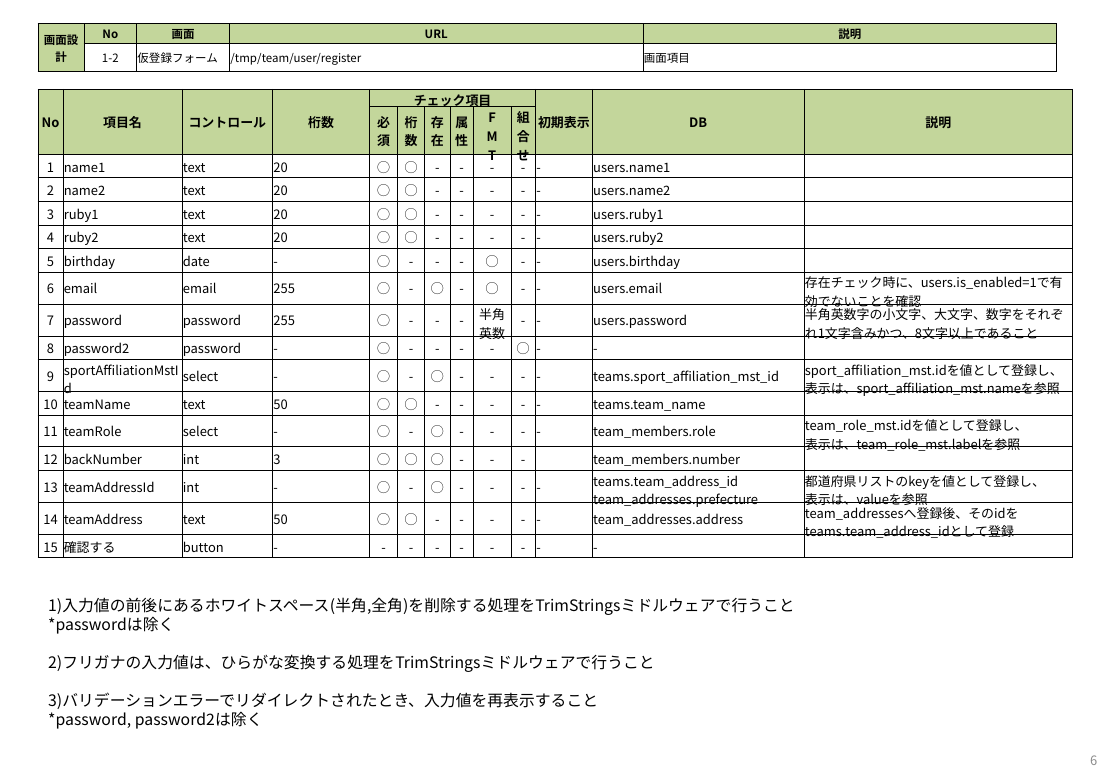
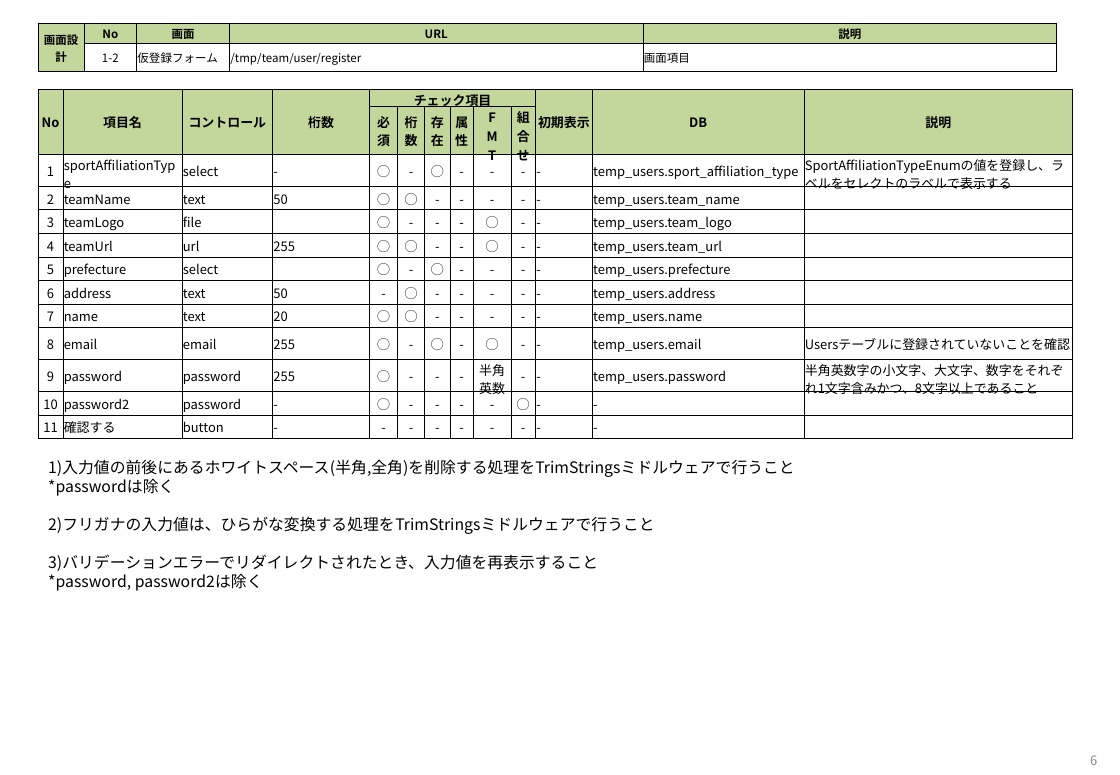
Before and after one commit to tooiea/OnLineDatingWithSportsApp, a slide deck: slide 6 of documents/OLDs_temp_team_user_register_document_spec.pptx. Drawn at 1120x775 pixels with LibreOffice and Linux fonts; fonts in the diff are those of the drawing. Boxes give left, top, right and bottom in pixels: in the first picture for what was removed or moved away, otherwise in the second. Text is boxed around its words. In the diff, an @@ line names an element or a change of style, - is before the commit and + after.

Commit message:
チーム作成時のフォームリクエストの内容修正、併せて仕様書も修正

```diff
--- a/documents/OLDs_temp_team_user_register_document_spec.pptx
+++ b/documents/OLDs_temp_team_user_register_document_spec.pptx
@@ table at (38,89,1074,437) @@
-row 3: 1 | name1 | text | 20 | ◯ | ◯ | - | - | - | - | - | users.name1 | 
-row 4: 2 | name2 | text | 20 | ◯ | ◯ | - | - | - | - | - | users.name2 | 
-row 5: 3 | ruby1 | text | 20 | ◯ | ◯ | - | - | - | - | - | users.ruby1 | 
-row 6: 4 | ruby2 | text | 20 | ◯ | ◯ | - | - | - | - | - | users.ruby2 | 
-row 7: 5 | birthday | date | - | ◯ | - | - | - | ◯ | - | - | users.birthday | 
-row 8: 6 | email | email | 255 | ◯ | - | ◯ | - | ◯ | - | - | users.email | 存在チェック時に、users.is_enabled=1で有効でないことを確認
-row 9: 7 | password | password | 255 | ◯ | - | - | - | 半角英数 | - | - | users.password | 半角英数字の小文字、大文字、数字をそれぞれ1文字含みかつ、8文字以上であること
-row 10: 8 | password2 | password | - | ◯ | - | - | - | - | ◯ | - | - | 
-row 11: 9 | sportAffiliationMstId | select | - | ◯ | - | ◯ | - | - | - | - | teams.sport_affiliation_mst_id | sport_affiliation_mst.idを値として登録し、 / 表示は、sport_affiliation_mst.nameを参照
-row 12: 10 | teamName | text | 50 | ◯ | ◯ | - | - | - | - | - | teams.team_name | 
-row 13: 11 | teamRole | select | - | ◯ | - | ◯ | - | - | - | - | team_members.role | team_role_mst.idを値として登録し、 / 表示は、team_role_mst.labelを参照
-row 14: 12 | backNumber | int | 3 | ◯ | ◯ | ◯ | - | - | - |  | team_members.number | 
-row 15: 13 | teamAddressId | int | - | ◯ | - | ◯ | - | - | - | - | teams.team_address_id / team_addresses.prefecture | 都道府県リストのkeyを値として登録し、 / 表示は、valueを参照
-row 16: 14 | teamAddress | text | 50 | ◯ | ◯ | - | - | - | - | - | team_addresses.address | team_addressesへ登録後、そのidを / teams.team_address_idとして登録
-row 17: 15 | 確認する | button | - | - | - | - | - | - | - | - | - | 
+row 3: 1 | sportAffiliationType | select | - | ◯ | - | ◯ | - | - | - | - | temp_users.sport_affiliation_type | SportAffiliationTypeEnumの値を登録し、ラベルをセレクトのラベルで表示する
+row 4: 2 | teamName | text | 50 | ◯ | ◯ | - | - | - | - | - | temp_users.team_name | 
+row 5: 3 | teamLogo | file |  | ◯ | - | - | - | ◯ | - | - | temp_users.team_logo | 
+row 6: 4 | teamUrl | url | 255 | ◯ | ◯ | - | - | ◯ | - | - | temp_users.team_url | 
+row 7: 5 | prefecture | select |  | ◯ | - | ◯ | - | - | - | - | temp_users.prefecture | 
+row 8: 6 | address | text | 50 | - | ◯ | - | - | - | - | - | temp_users.address | 
+row 9: 7 | name | text | 20 | ◯ | ◯ | - | - | - | - | - | temp_users.name | 
+row 10: 8 | email | email | 255 | ◯ | - | ◯ | - | ◯ | - | - | temp_users.email | Usersテーブルに登録されていないことを確認
+row 11: 9 | password | password | 255 | ◯ | - | - | - | 半角英数 | - | - | temp_users.password | 半角英数字の小文字、大文字、数字をそれぞれ1文字含みかつ、8文字以上であること
+row 12: 10 | password2 | password | - | ◯ | - | - | - | - | ◯ | - | - | 
+row 13: 11 | 確認する | button | - | - | - | - | - | - | - | - | - | 
@@ text "1)入力値の前後にあるホワイトスペース(半角,全角)を削除する処理をTrimStringsミドルウェアで行うこと": place and size @@
-text "1)入力値の前後にあるホワイトスペース(半角,全角)を削除する処理をTrimStringsミドルウェアで行うこと" at (48,597,795,729)
+text "1)入力値の前後にあるホワイトスペース(半角,全角)を削除する処理をTrimStringsミドルウェアで行うこと" at (48,459,795,591)
```
Also in this commit, not shown: 8 other slides changed, 2 slides removed, 4 other files.
